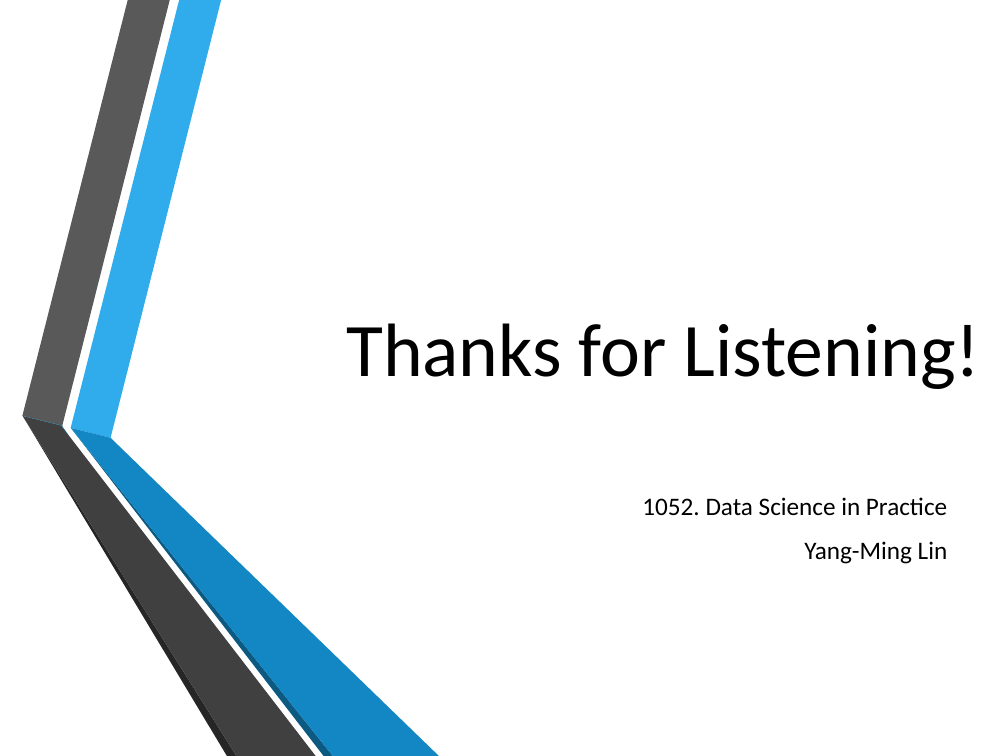
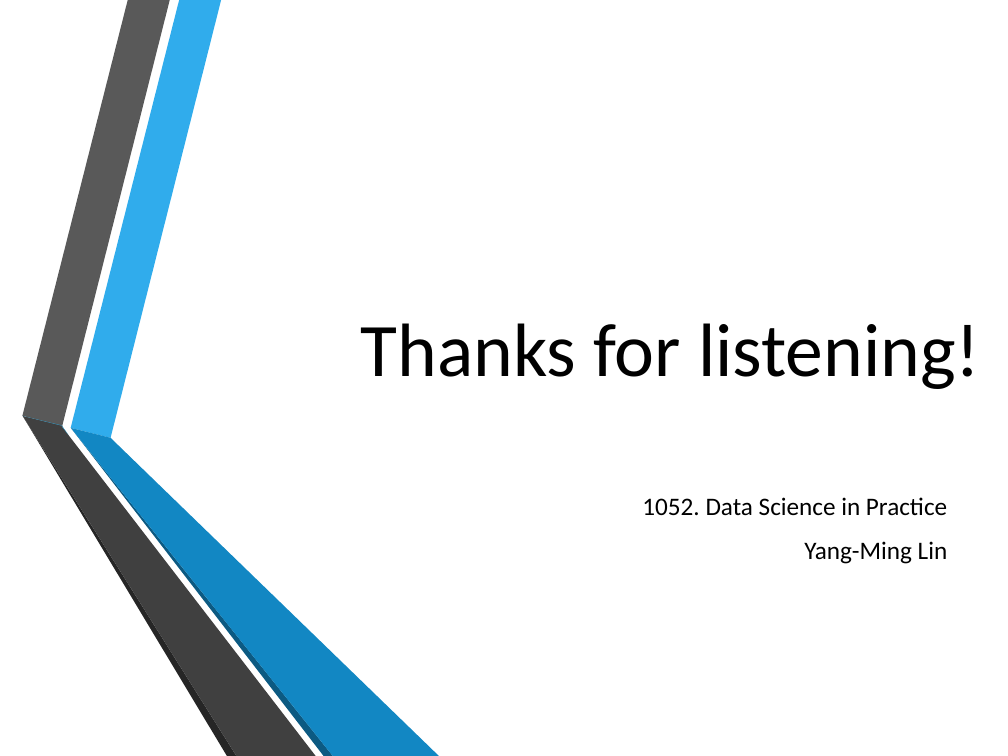
Before and after one commit to Komegaga/1052DataScience, a slide deck: slide 12 of final_project/105753032_Final_Project.pptx (slide 11 before the commit). Drawn at 1008x756 pixels with LibreOffice and Linux fonts; fonts in the diff are those of the drawing; background and template pictures are left out. Boxes give left, top, right and bottom in pixels: in the first picture for what was removed or moved away, otherwise in the second. Text is boxed around its words. In the diff, an @@ line names an element or a change of style, - is before the commit and + after.

```diff
--- a/final_project/105753032_Final_Project.pptx
+++ b/final_project/105753032_Final_Project.pptx
@@ title at [361, 323, 980, 389]: text changed @@
-Thanks for Listening!
+Thanks for listening!
```
Also in this commit, not shown: 2 other slides changed, 1 slide added, 9 other files.
